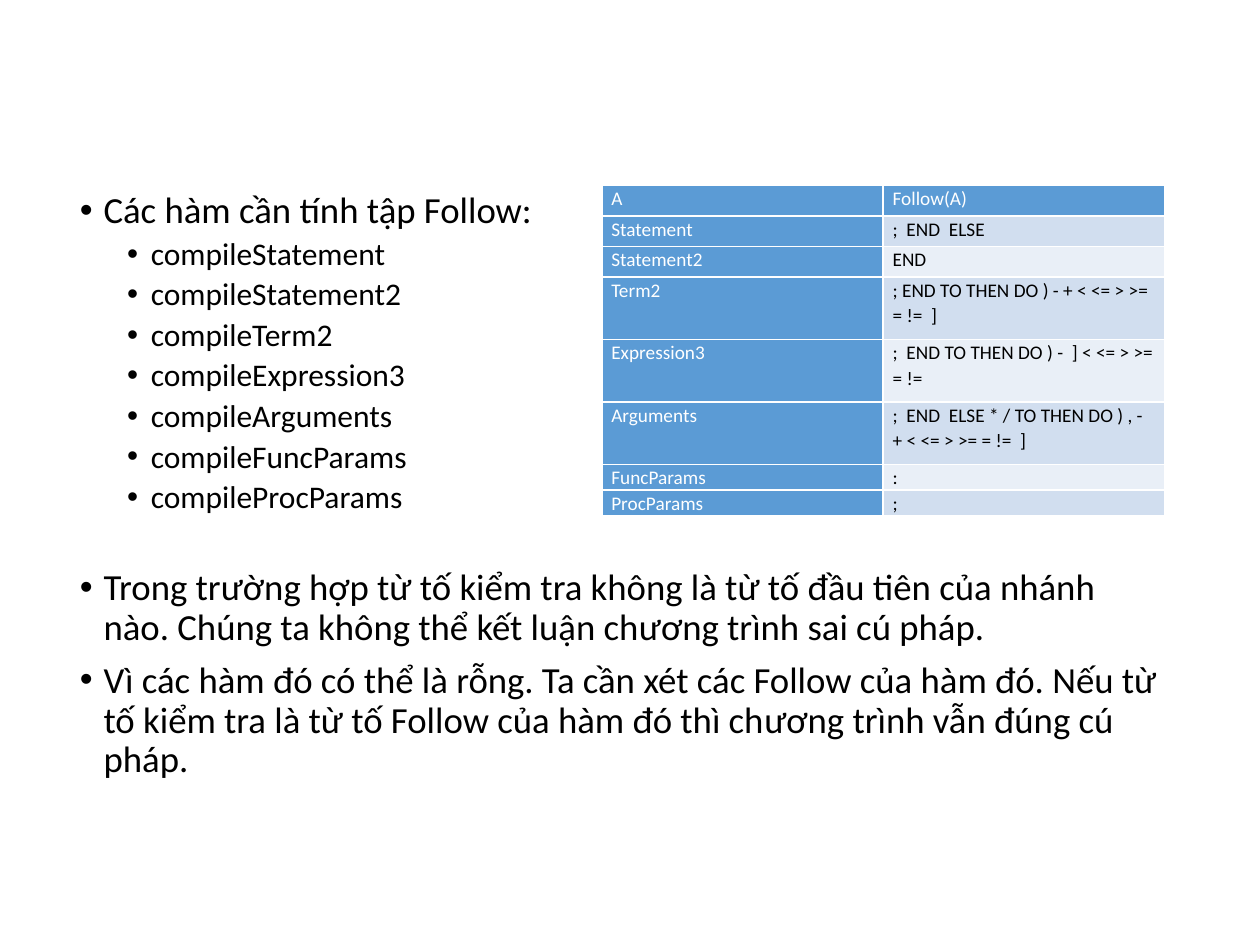
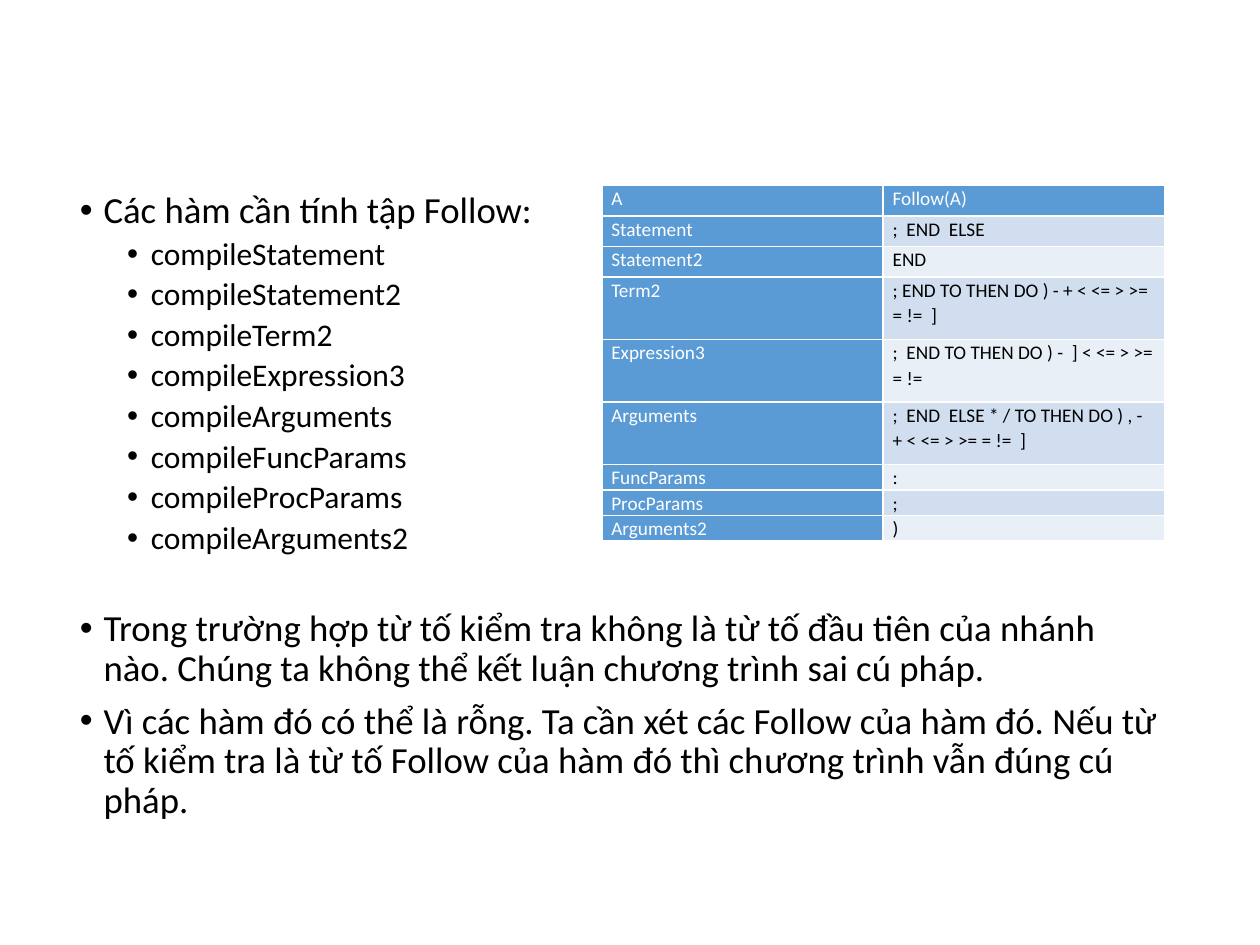
Before and after one commit to dangxuanvuong98/kpl-parser, a slide deck: slide 25 of BaoCao/Nhom3.pptx. Drawn at 1260x945 pixels with LibreOffice and Linux fonts; fonts in the diff are those of the drawing; background and template pictures are left out. Boxes give left, top, right and bottom in pixels: in the first picture for what was removed or moved away, otherwise in the second. Text is boxed around its words. In the diff, an @@ line names an element or a change of style, - is before the commit and + after.

```diff
--- a/BaoCao/Nhom3.pptx
+++ b/BaoCao/Nhom3.pptx
@@ table at bbox=[602, 185, 1164, 543] @@
+row 9: Arguments2 | )
@@ text at bbox=[151, 527, 408, 555]: paragraph added @@
+  • compileArguments2
```
Also in this commit, not shown: 1 other slide changed.
